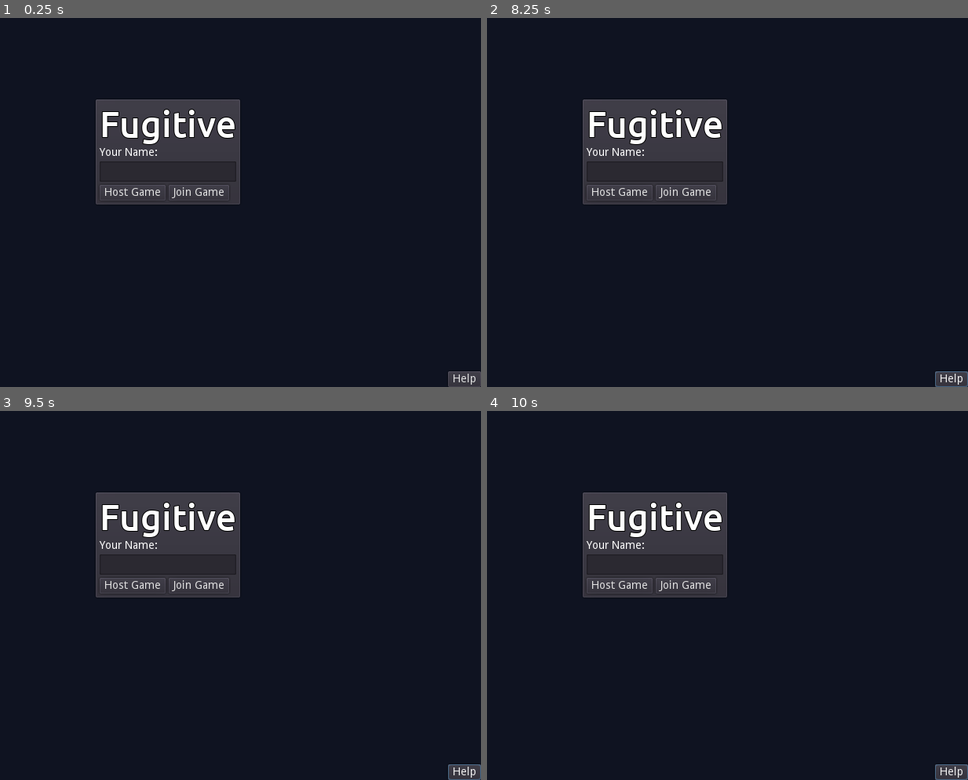
Above: before the commit, frames 1-4 (two rows, left to right).
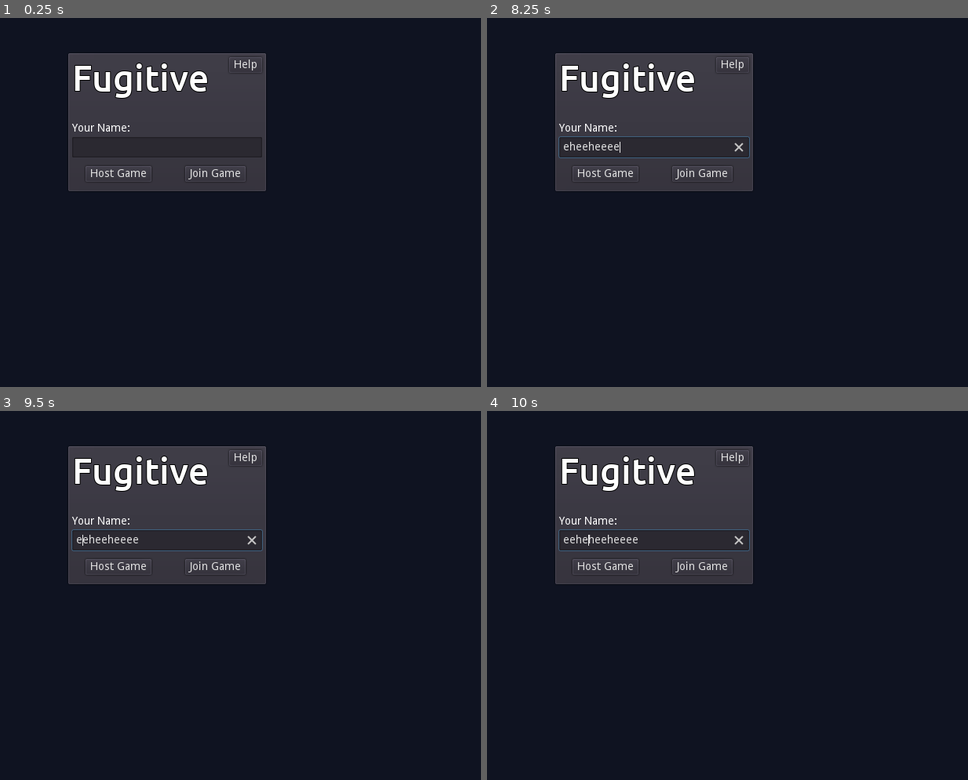
Above: after the commit, the same moments.

Repository: FugitiveTheGame/Fugitive
Game: Godot game, scene res://screens/mainmenu/MainMenu.tscn
The game is run twice, just before and just after one commit, with the same random seed, the same clock (stepped at 60 frames per second) and the same inputs.
Inputs:
- Up to frame 1 (0.25 s): no input
- Up to frame 2 (8.25 s): click "Host Game" at 0.5 s; click "Help" at 1.25 s; click "Join Game" at 2 s; tap Enter at 2.75 s; hold Right (ui_right) 2.78-3.53 s; hold E (use) 2.78-3.53 s; hold Down (ui_down) 3.53-4.28 s; tap H (car_horn) at 3.6, 6.6 s; tap E (use) at 3.8, 4.55, 5.1, 6.8, 7.55, 8.1 s; hold Right (ui_right) 4.28-5.03 s; hold Shift (sprint) 4.28-5.03 s; hold Up (ui_up) 5.03-5.78 s; hold E (use) 5.78-6.53 s; hold Left (ui_left) 5.78-7.28 s; hold Down (ui_down) 7.28-8.03 s; hold Shift (sprint) 7.28-8.03 s; hold Right (ui_right) from 8.03 s (still down)
- Up to frame 3 (9.5 s): release Right (ui_right) at 8.78 s; hold Up (ui_up) from 8.78 s (still down); hold E (use) from 8.78 s (still down)
- Up to frame 4 (10 s): release Up (ui_up) at 9.53 s; release E (use) at 9.53 s; hold Right (ui_right) from 9.53 s (still down); tap H (car_horn) at 9.6 s; tap E (use) at 9.8 s

The runs differ from the first frame. In frame 1, 11% of the frame differs, in the area x 14-100%, y 9-100%; in frame 2, 11%; in frame 3, 11%; in frame 4, 11%.

Commit message:
Some menu work (looks a little nicer)

Diff:
--- a/screens/mainmenu/MainMenu.gd
+++ b/screens/mainmenu/MainMenu.gd
@@ -1,7 +1,7 @@
 extends Node
 
 onready var joinDialog := $JoinGameDialog
-onready var serverIpEditText := $JoinGameDialog/Center/Verticle/ServerIpTextEdit
+onready var serverIpEditText := $JoinGameDialog/CenterContainer/Verticle/ServerIpTextEdit
 
 var playerName: String = ""
 
@@ -10,7 +10,7 @@
 	serverIpEditText.text = UserData.data.last_ip
 
 	playerName = UserData.data.user_name
-	$CenterContainer/PanelContainer/VBoxContainer/PlayerNameTextEdit.text = playerName
+	$PanelContainer/VBoxContainer/PlayerNameTextEdit.text = playerName
 
 func _exit_tree():
 	# Save any user data that changed
@@ -30,7 +30,7 @@
 	if playerName == "":
 		return
 
-	joinDialog.popup_centered()
+	joinDialog.popup()
 
 func _on_PlayerNameTextEdit_text_changed(text):
 	playerName = text
@@ -52,7 +52,6 @@
 func on_server_joined():
 	assert(get_tree().change_scene('res://screens/lobby/Lobby.tscn') == OK)
 
-
 func _on_HelpButton_pressed():
 	var scene = preload("res://help/Help.tscn")
 	var node = scene.instance()
--- a/screens/mainmenu/MainMenu.tscn
+++ b/screens/mainmenu/MainMenu.tscn
@@ -6,92 +6,126 @@
 [node name="Root" type="Node"]
 script = ExtResource( 1 )
 
-[node name="CenterContainer" type="CenterContainer" parent="."]
-anchor_right = 1.0
-anchor_bottom = 1.0
-margin_left = 0.902466
-margin_right = 0.902466
-__meta__ = {
-"_edit_use_anchors_": false
-}
-
-[node name="PanelContainer" type="PanelContainer" parent="CenterContainer"]
-margin_left = 306.0
-margin_top = 232.0
-margin_right = 494.0
-margin_bottom = 368.0
-size_flags_horizontal = 3
-size_flags_vertical = 3
-
-[node name="VBoxContainer" type="VBoxContainer" parent="CenterContainer/PanelContainer"]
-margin_left = 7.0
-margin_top = 7.0
-margin_right = 181.0
-margin_bottom = 129.0
-size_flags_horizontal = 3
-size_flags_vertical = 3
-
-[node name="TitleLabel" type="Label" parent="CenterContainer/PanelContainer/VBoxContainer"]
-margin_right = 174.0
+[node name="PanelContainer" type="PanelContainer" parent="."]
+anchor_left = 0.5
+anchor_top = 0.5
+anchor_right = 0.5
+anchor_bottom = 0.5
+margin_left = -128.0
+margin_top = -128.0
+margin_right = 128.0
 margin_bottom = 52.0
-custom_fonts/font = ExtResource( 2 )
-text = "Fugitive"
-
-[node name="PlayerNameLabel" type="Label" parent="CenterContainer/PanelContainer/VBoxContainer"]
-margin_top = 56.0
-margin_right = 174.0
-margin_bottom = 70.0
-text = "Your Name:"
-
-[node name="PlayerNameTextEdit" type="LineEdit" parent="CenterContainer/PanelContainer/VBoxContainer"]
-margin_top = 74.0
-margin_right = 174.0
-margin_bottom = 98.0
-clear_button_enabled = true
-
-[node name="HBoxContainer" type="HBoxContainer" parent="CenterContainer/PanelContainer/VBoxContainer"]
-margin_top = 102.0
-margin_right = 174.0
-margin_bottom = 122.0
-size_flags_horizontal = 3
-size_flags_vertical = 3
-
-[node name="HostGameButton" type="Button" parent="CenterContainer/PanelContainer/VBoxContainer/HBoxContainer"]
-margin_right = 84.0
-margin_bottom = 20.0
-text = "Host Game"
-
-[node name="JoinGameButton" type="Button" parent="CenterContainer/PanelContainer/VBoxContainer/HBoxContainer"]
-margin_left = 88.0
-margin_right = 165.0
-margin_bottom = 20.0
-text = "Join Game"
-
-[node name="JoinGameDialog" type="PopupPanel" parent="."]
-margin_right = 256.0
-margin_bottom = 128.0
 size_flags_horizontal = 3
 size_flags_vertical = 3
 __meta__ = {
 "_edit_use_anchors_": false
 }
 
-[node name="Center" type="CenterContainer" parent="JoinGameDialog"]
-margin_left = 4.0
-margin_top = 4.0
-margin_right = 252.0
-margin_bottom = 124.0
+[node name="VBoxContainer" type="VBoxContainer" parent="PanelContainer"]
+margin_left = 7.0
+margin_top = 7.0
+margin_right = 249.0
+margin_bottom = 173.0
 size_flags_horizontal = 3
 size_flags_vertical = 3
+
+[node name="TitleContainer" type="HBoxContainer" parent="PanelContainer/VBoxContainer"]
+margin_right = 242.0
+margin_bottom = 80.0
+rect_min_size = Vector2( 0, 80 )
+size_flags_horizontal = 3
+size_flags_vertical = 3
+
+[node name="TitleLabel" type="Label" parent="PanelContainer/VBoxContainer/TitleContainer"]
+margin_right = 196.0
+margin_bottom = 52.0
+size_flags_horizontal = 3
+size_flags_vertical = 2
+custom_fonts/font = ExtResource( 2 )
+text = "Fugitive"
+
+[node name="HelpButton" type="Button" parent="PanelContainer/VBoxContainer/TitleContainer"]
+margin_left = 200.0
+margin_right = 242.0
+margin_bottom = 20.0
+size_flags_horizontal = 0
+size_flags_vertical = 0
+text = "Help"
 __meta__ = {
 "_edit_use_anchors_": false
 }
 
-[node name="Verticle" type="VBoxContainer" parent="JoinGameDialog/Center"]
-margin_left = 60.0
-margin_top = 27.0
-margin_right = 188.0
-margin_bottom = 93.0
+[node name="PlayerNameLabel" type="Label" parent="PanelContainer/VBoxContainer"]
+margin_top = 84.0
+margin_right = 242.0
+margin_bottom = 98.0
+text = "Your Name:"
+
+[node name="PlayerNameTextEdit" type="LineEdit" parent="PanelContainer/VBoxContainer"]
+margin_top = 102.0
+margin_right = 242.0
+margin_bottom = 126.0
+clear_button_enabled = true
+
+[node name="HBoxContainer" type="HBoxContainer" parent="PanelContainer/VBoxContainer"]
+margin_top = 130.0
+margin_right = 242.0
+margin_bottom = 166.0
+size_flags_horizontal = 3
+size_flags_vertical = 3
+alignment = 1
+
+[node name="CenterHost" type="CenterContainer" parent="PanelContainer/VBoxContainer/HBoxContainer"]
+margin_right = 119.0
+margin_bottom = 36.0
+size_flags_horizontal = 3
+size_flags_vertical = 3
+
+[node name="HostGameButton" type="Button" parent="PanelContainer/VBoxContainer/HBoxContainer/CenterHost"]
+margin_left = 17.0
+margin_top = 8.0
+margin_right = 101.0
+margin_bottom = 28.0
+size_flags_vertical = 0
+text = "Host Game"
+
+[node name="CenterJoin" type="CenterContainer" parent="PanelContainer/VBoxContainer/HBoxContainer"]
+margin_left = 123.0
+margin_right = 242.0
+margin_bottom = 36.0
+size_flags_horizontal = 3
+size_flags_vertical = 3
+
+[node name="JoinGameButton" type="Button" parent="PanelContainer/VBoxContainer/HBoxContainer/CenterJoin"]
+margin_left = 21.0
+margin_top = 8.0
+margin_right = 98.0
+margin_bottom = 28.0
+size_flags_vertical = 0
+text = "Join Game"
+
+[node name="JoinGameDialog" type="WindowDialog" parent="."]
+margin_left = 289.256
+margin_top = 411.723
+margin_right = 513.256
+margin_bottom = 499.723
+window_title = "Join Game"
+__meta__ = {
+"_edit_use_anchors_": false
+}
+
+[node name="CenterContainer" type="CenterContainer" parent="JoinGameDialog"]
+anchor_right = 1.0
+anchor_bottom = 1.0
+__meta__ = {
+"_edit_use_anchors_": false
+}
+
+[node name="Verticle" type="VBoxContainer" parent="JoinGameDialog/CenterContainer"]
+margin_left = 47.0
+margin_top = 11.0
+margin_right = 177.0
+margin_bottom = 77.0
 size_flags_horizontal = 3
 size_flags_vertical = 3
 alignment = 1
@@ -99,12 +133,12 @@
 "_edit_use_anchors_": false
 }
 
-[node name="Label" type="Label" parent="JoinGameDialog/Center/Verticle"]
-margin_right = 128.0
+[node name="Label" type="Label" parent="JoinGameDialog/CenterContainer/Verticle"]
+margin_right = 130.0
 margin_bottom = 14.0
-text = "Sever IP"
+text = "Server IP"
 
-[node name="ServerIpTextEdit" type="LineEdit" parent="JoinGameDialog/Center/Verticle"]
+[node name="ServerIpTextEdit" type="LineEdit" parent="JoinGameDialog/CenterContainer/Verticle"]
 margin_top = 18.0
 margin_right = 128.0
 margin_bottom = 42.0
@@ -112,38 +146,30 @@
 size_flags_horizontal = 0
 clear_button_enabled = true
 
-[node name="HBoxContainer" type="HBoxContainer" parent="JoinGameDialog/Center/Verticle"]
+[node name="HBoxContainer" type="HBoxContainer" parent="JoinGameDialog/CenterContainer/Verticle"]
 margin_top = 46.0
-margin_right = 128.0
+margin_right = 130.0
 margin_bottom = 66.0
-size_flags_horizontal = 3
-size_flags_vertical = 3
 
-[node name="ConnectButton" type="Button" parent="JoinGameDialog/Center/Verticle/HBoxContainer"]
+[node name="ConnectButton" type="Button" parent="JoinGameDialog/CenterContainer/Verticle/HBoxContainer"]
 margin_right = 64.0
 margin_bottom = 20.0
 text = "Connect"
 
-[node name="CancelButton" type="Button" parent="JoinGameDialog/Center/Verticle/HBoxContainer"]
+[node name="VSeparator" type="VSeparator" parent="JoinGameDialog/CenterContainer/Verticle/HBoxContainer"]
 margin_left = 68.0
-margin_right = 122.0
+margin_right = 72.0
+margin_bottom = 20.0
+size_flags_horizontal = 3
+
+[node name="CancelButton" type="Button" parent="JoinGameDialog/CenterContainer/Verticle/HBoxContainer"]
+margin_left = 76.0
+margin_right = 130.0
 margin_bottom = 20.0
 text = "Cancel"
-
-[node name="HelpButton" type="Button" parent="."]
-anchor_left = 1.0
-anchor_top = 1.0
-anchor_right = 1.0
-anchor_bottom = 1.0
-margin_left = -42.0
-margin_top = -20.0
-text = "Help"
-__meta__ = {
-"_edit_use_anchors_": false
-}
-[connection signal="text_changed" from="CenterContainer/PanelContainer/VBoxContainer/PlayerNameTextEdit" to="." method="_on_PlayerNameTextEdit_text_changed"]
-[connection signal="pressed" from="CenterContainer/PanelContainer/VBoxContainer/HBoxContainer/HostGameButton" to="." method="_on_HostGameButton_pressed"]
-[connection signal="pressed" from="CenterContainer/PanelContainer/VBoxContainer/HBoxContainer/JoinGameButton" to="." method="_on_JoinGameButton_pressed"]
-[connection signal="pressed" from="JoinGameDialog/Center/Verticle/HBoxContainer/ConnectButton" to="." method="_on_ConnectButton_pressed"]
-[connection signal="pressed" from="JoinGameDialog/Center/Verticle/HBoxContainer/CancelButton" to="." method="_on_CancelButton_pressed"]
-[connection signal="pressed" from="HelpButton" to="." method="_on_HelpButton_pressed"]
+[connection signal="pressed" from="PanelContainer/VBoxContainer/TitleContainer/HelpButton" to="." method="_on_HelpButton_pressed"]
+[connection signal="text_changed" from="PanelContainer/VBoxContainer/PlayerNameTextEdit" to="." method="_on_PlayerNameTextEdit_text_changed"]
+[connection signal="pressed" from="PanelContainer/VBoxContainer/HBoxContainer/CenterHost/HostGameButton" to="." method="_on_HostGameButton_pressed"]
+[connection signal="pressed" from="PanelContainer/VBoxContainer/HBoxContainer/CenterJoin/JoinGameButton" to="." method="_on_JoinGameButton_pressed"]
+[connection signal="pressed" from="JoinGameDialog/CenterContainer/Verticle/HBoxContainer/ConnectButton" to="." method="_on_ConnectButton_pressed"]
+[connection signal="pressed" from="JoinGameDialog/CenterContainer/Verticle/HBoxContainer/CancelButton" to="." method="_on_CancelButton_pressed"]
